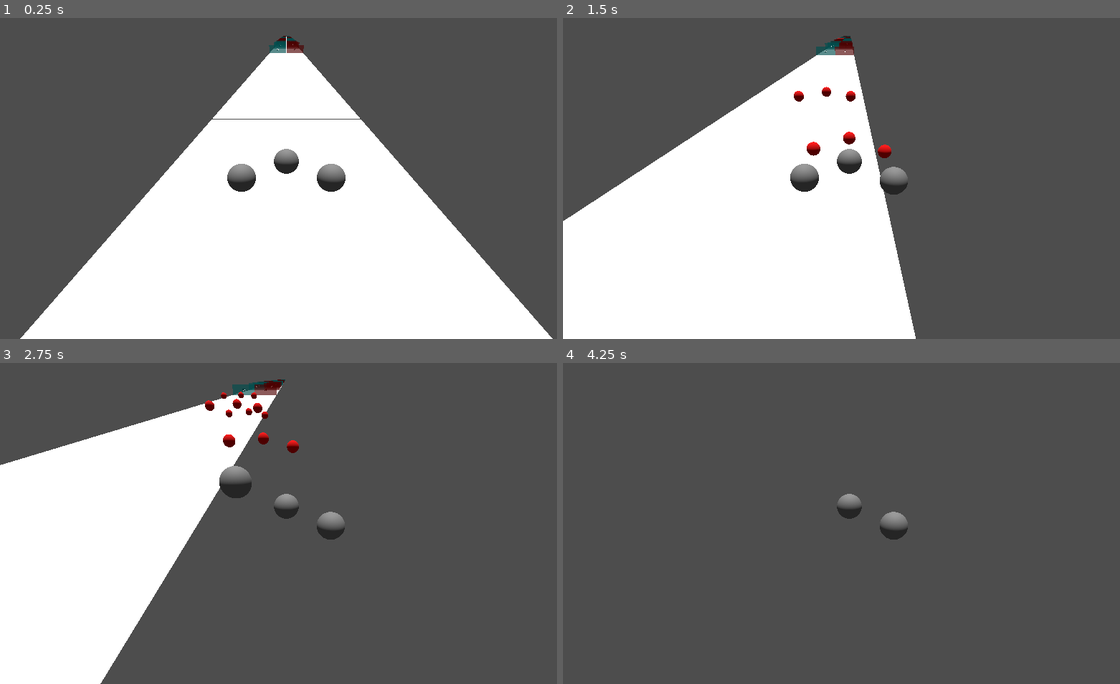
Above: before the commit, frames 1-4 (two rows, left to right).
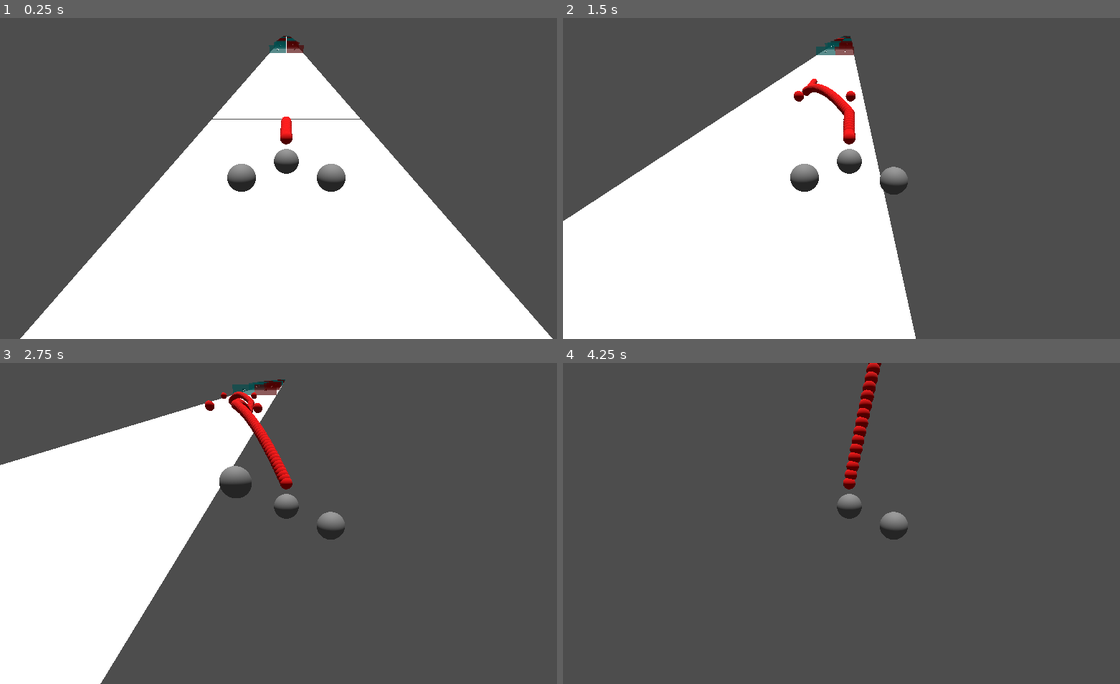
Above: after the commit, the same moments.

Repository: mintyZer0/MobileGame
Game: Godot game, scene res://Scenes/prototype.tscn
Two runs of this game, one before a commit and one after it. Both use one fixed random seed, a clock stepped at 60 frames per second and the inputs below.
Inputs:
- Up to frame 1 (0.25 s): no input
- Up to frame 2 (1.5 s): tap Enter (ui_accept) at 0.5, 0.77 s; hold Right (ui_right) 0.53-1.28 s; hold Down (ui_down) from 1.28 s (still down)
- Up to frame 3 (2.75 s): tap Enter (ui_accept) at 1.52 s; release Down (ui_down) at 2.03 s; hold Right (ui_right) from 2.03 s (still down)
- Up to frame 4 (4.25 s): release Right (ui_right) at 2.78 s; hold Up (ui_up) 2.78-3.53 s; tap Enter (ui_accept) at 3.02, 3.77 s; hold Left (ui_left) from 3.53 s (still down)

The runs differ from the first frame. In frame 1, 0.2% of the frame differs, in the area x 50-53%, y 30-40%; in frame 2, 0.6%; in frame 3, 0.9%, in the area x 40-54%, y 8-40%; in frame 4, 0.9%.
Error after the commit: Invalid assignment of property or key 'text' with value of type 'String' on a base object of type 'null instance'. (res://Scripts/prototype.gd:11)

Commit message:
Changed code so each character's projectile interval can be changed individually

Diff:
--- a/Characters/player.tscn
+++ b/Characters/player.tscn
@@ -17,8 +17,3 @@
 
 [node name="Marker3D" type="Marker3D" parent="."]
 transform = Transform3D(1, 0, 0, 0, 0.146169, 0.98926, 0, -0.98926, 0.146169, -0.00835598, 0, -2.28249)
-
-[node name="Timer" type="Timer" parent="."]
-autostart = true
-
-[connection signal="timeout" from="Timer" to="." method="_on_timer_timeout"]
--- /dev/null
+++ b/Characters/timer.gd
@@ -0,0 +1,11 @@
+extends Timer
+
+
+# Called when the node enters the scene tree for the first time.
+func _ready() -> void:
+	pass # Replace with function body.
+
+
+# Called every frame. 'delta' is the elapsed time since the previous frame.
+func _process(delta: float) -> void:
+	pass
--- a/Scenes/prototype.tscn
+++ b/Scenes/prototype.tscn
@@ -1,6 +1,7 @@
-[gd_scene load_steps=10 format=3 uid="uid://b75lyaf325ajd"]
+[gd_scene load_steps=11 format=3 uid="uid://b75lyaf325ajd"]
 
 [ext_resource type="PackedScene" uid="uid://dhh1lxdcsxet8" path="res://Characters/player.tscn" id="1_j82ul"]
+[ext_resource type="Script" path="res://Scripts/prototype.gd" id="1_wn8lo"]
 [ext_resource type="Script" path="res://Scripts/level.gd" id="2_si23d"]
 [ext_resource type="PackedScene" uid="uid://dmd6cao2inrvn" path="res://Scenes/left_pos_mod.tscn" id="3_dkltt"]
 [ext_resource type="PackedScene" uid="uid://c07c4udpgdl4m" path="res://Scenes/free_mod_1.tscn" id="4_b6emq"]
@@ -15,9 +16,11 @@
 volumetric_fog_density = 0.03
 
 [node name="Prototype" type="Node3D"]
+script = ExtResource("1_wn8lo")
 
 [node name="Player" parent="." instance=ExtResource("1_j82ul")]
 transform = Transform3D(-1, 0, 8.74228e-08, 0, 1, 0, -8.74228e-08, 0, -1, 0, 1.38233, 0)
+projInterval = 0.01
 
 [node name="Camera3D" type="Camera3D" parent="Player"]
 transform = Transform3D(1, -2.70962e-08, -1.25385e-08, 2.94181e-08, 0.822502, 0.568763, -5.09831e-09, -0.568763, 0.822502, 4.93889e-07, 4.22373, 7.31712)
@@ -34,6 +37,13 @@
 
 [node name="Player2" parent="." instance=ExtResource("1_j82ul")]
 transform = Transform3D(-1, 0, -8.74228e-08, 0, 1, 0, 8.74228e-08, 0, -1, 1.59, 1.382, -1.161)
+projInterval = 1.0
 
 [node name="Player3" parent="." instance=ExtResource("1_j82ul")]
 transform = Transform3D(-1, 0, -8.74228e-08, 0, 1, 0, 8.74228e-08, 0, -1, -1.59, 1.382, -1.16075)
+projInterval = 1.0
+
+[node name="Label" type="Label" parent="."]
+offset_right = 38.0
+offset_bottom = 24.0
+theme_override_font_sizes/font_size = 40
--- a/Scripts/global.gd
+++ b/Scripts/global.gd
@@ -1,2 +1,3 @@
 extends Node
 var playerVal = 1
+var points = 0
--- a/Scripts/player.gd
+++ b/Scripts/player.gd
@@ -1,7 +1,5 @@
 extends CharacterBody3D
 
-
-@onready var timer := $Timer
 
 
 const SPEED = 5.0
@@ -11,14 +9,19 @@
 #Slime Projectile Interval
 @export var projInterval = 0.5
 
+var gameDone :bool
 
 @onready var marker_3d = $Marker3D
 @onready var player = $"."
 
 func _ready() -> void:
-	timer.wait_time = projInterval
+	while !gameDone:
+		_shoot_fireball()
+		Global.points += 1
+		await get_tree().create_timer(projInterval).timeout
 
 func _physics_process(delta: float) -> void:
+	Global.points += 1
 
 	# Add the gravity.
 	if not is_on_floor():
@@ -45,8 +48,3 @@
 	var fireball_node = FIREBALL.instantiate()
 	get_parent().add_child(fireball_node)
 	fireball_node.global_position = marker_3d.global_position
-
-
-func _on_timer_timeout() -> void:
-	timer.wait_time = projInterval
-	_shoot_fireball()
--- /dev/null
+++ b/Scripts/prototype.gd
@@ -0,0 +1,11 @@
+extends Node3D
+@onready var txt = $"../Label"
+
+# Called when the node enters the scene tree for the first time.
+func _ready() -> void:
+	pass # Replace with function body.
+
+
+# Called every frame. 'delta' is the elapsed time since the previous frame.
+func _process(delta: float) -> void:
+	txt.text = str(Global.points)
